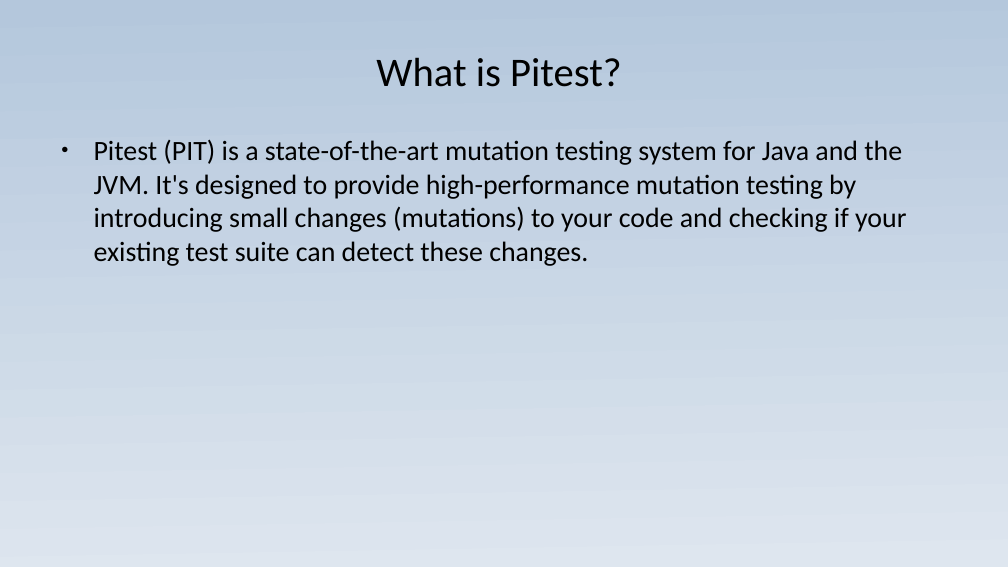
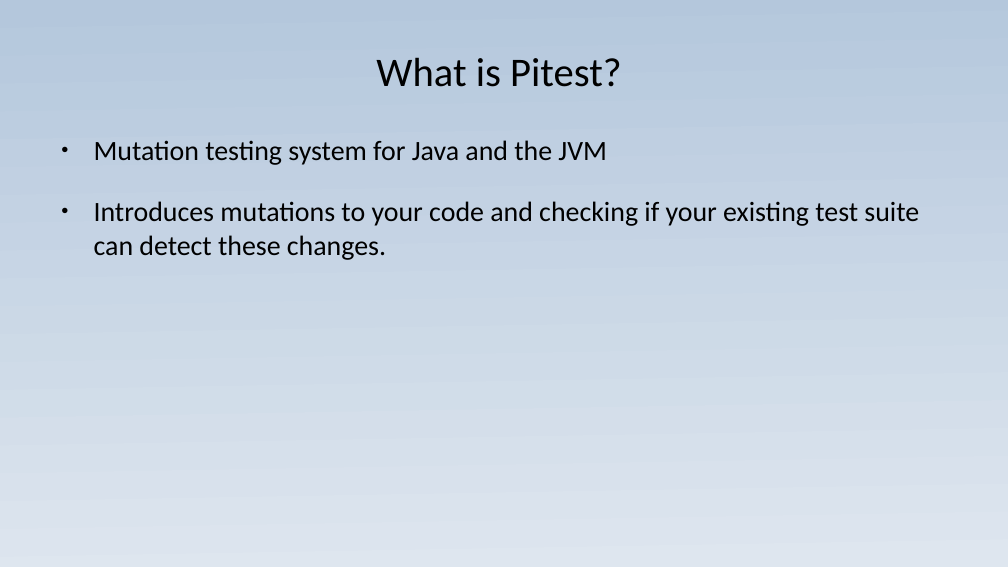
Before and after one commit to JoaoGuilhermedeSa/pitest, a slide deck: slide 3 of Presentation_exibition.ppsx (slide 2 before the commit). Drawn at 1008x567 pixels with LibreOffice and Linux fonts; fonts in the diff are those of the drawing. Boxes give left, top, right and bottom in pixels: in the first picture for what was removed or moved away, otherwise in the second. Text is boxed around its words. In the diff, an @@ line names an element or a change of style, - is before the commit and + after.

```diff
--- a/Presentation_exibition.ppsx
+++ b/Presentation_exibition.ppsx
@@ text at [94,140,919,260]: text changed @@
-● Pitest (PIT) is a state-of-the-art mutation testing system for Java and the JVM. It's designed to provide high-performance mutation testing by introducing small changes (mutations) to your code and checking if your existing test suite can detect these changes.
+● Mutation testing system for Java and the JVM
+● Introduces mutations to your code and checking if your existing test suite can detect these changes.
```
Also in this commit, not shown: 3 other slides changed, 2 slides added, 1 slide removed, 8 other files.
